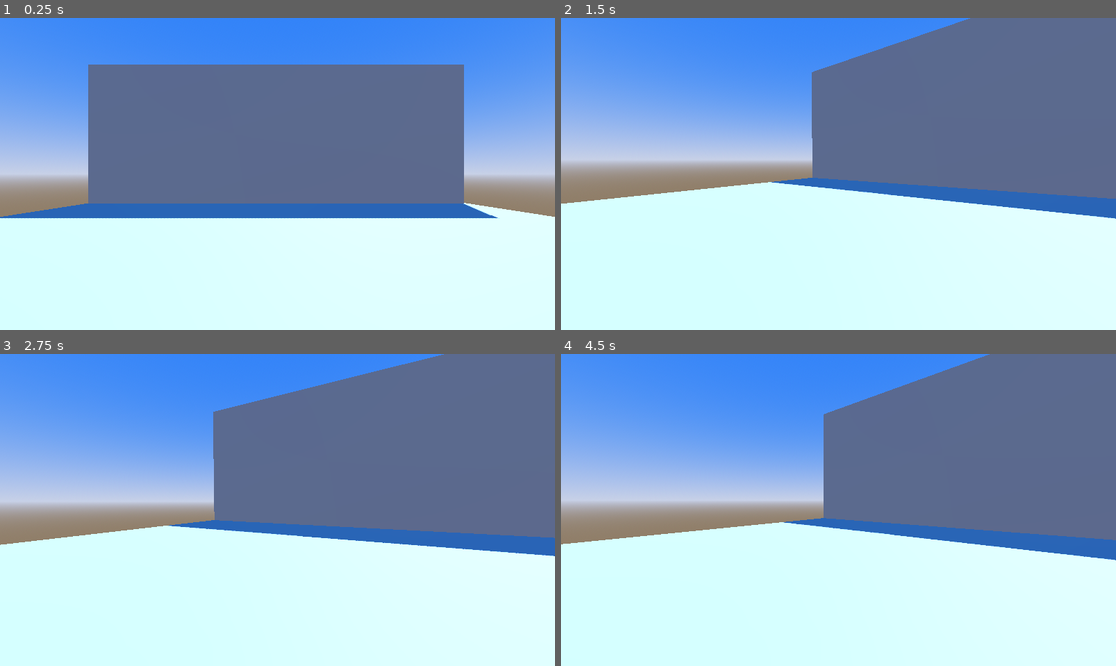
Above: before the commit, frames 1-4 (two rows, left to right).
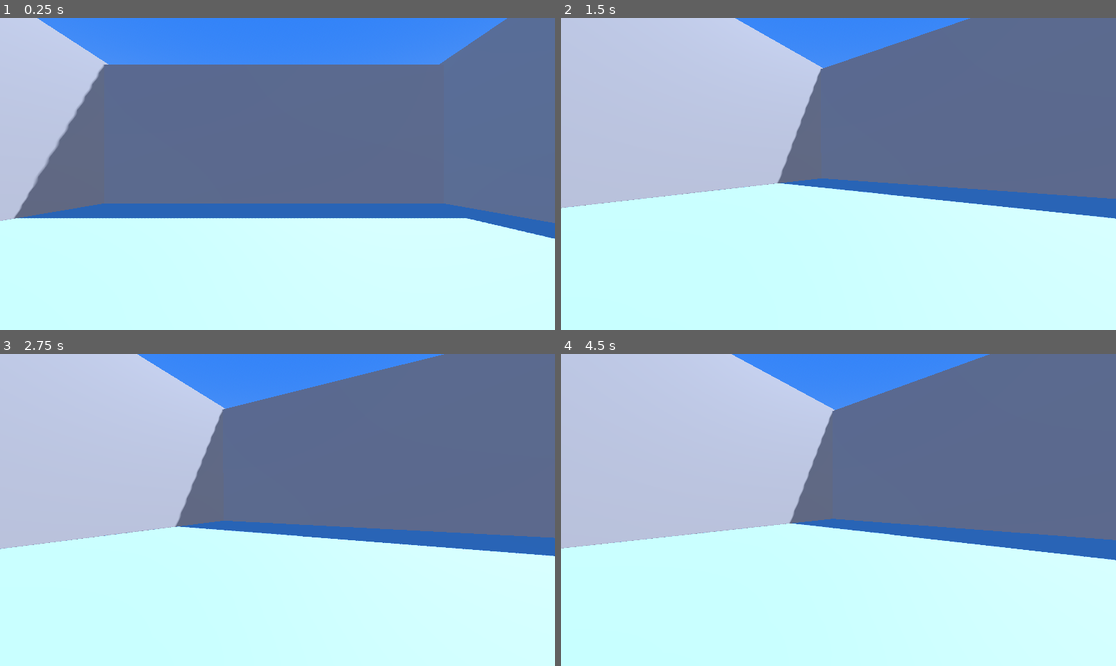
Above: after the commit, the same moments.

Repository: KiziDooh/GamJam
Game: Godot game, scene res://node_3d.tscn
Same seed, same stepped clock (60 frames per second), same inputs: the game is played once before the commit and once after it.
Inputs (mouse positions are in pixels of both pictures, inside the frame that each line leads up to):
- Up to frame 1 (0.25 s): no input
- Up to frame 2 (1.5 s): tap Enter (ui_accept) at 0.5, 0.77, 1.25 s; move the mouse to (960, 158) at 0.52 s; hold Right (ui_right) 0.53-1.28 s; click (960, 158) at 0.67 s; move the mouse to (810, 174) at 1.27 s; hold Up (ui_up) from 1.28 s (still down)
- Up to frame 3 (2.75 s): keep holding Up (ui_up); tap Enter (ui_accept) at 1.52, 2 s; move the mouse to (288, 503) at 2.02 s
- Up to frame 4 (4.5 s): keep holding Up (ui_up); tap Enter (ui_accept) at 2.75, 3.02, 3.5, 3.77, 4.25 s; move the mouse to (832, 516) at 2.77 s; click (832, 516) at 2.92 s; move the mouse to (877, 513) at 3.52 s; move the mouse to (794, 506) at 4.27 s

The runs differ from the first frame. In frame 1, 20% of the frame differs, in the area x 0-100%, y 0-71%; in frame 2, 21%; in frame 3, 19%; in frame 4, 23%, in the area x 0-50%, y 0-63%.

Commit message:
Update node_3d.tscn

Diff:
--- a/node_3d.tscn
+++ b/node_3d.tscn
@@ -23,6 +23,9 @@
 
 [node name="DirectionalLight3D" type="DirectionalLight3D" parent="."]
 transform = Transform3D(-0.866025, -0.433013, 0.25, 0, 0.5, 0.866025, -0.5, 0.75, -0.433013, 0, 8.45032, 0)
+light_energy = 0.838
+light_indirect_energy = 1.646
+light_volumetric_fog_energy = 1.162
 shadow_enabled = true
 
 [node name="ProtoController" parent="." instance=ExtResource("1_mrmbn")]
@@ -40,8 +43,20 @@
 
 [node name="CSGBox3D3" type="CSGBox3D" parent="."]
 transform = Transform3D(1, 0, 0, 0, 1, 0, 0, 0, 1, 0, 5.70165, -14.3545)
+use_collision = true
 size = Vector3(26.125, 11.0205, 1)
 
 [node name="CSGBox3D4" type="CSGBox3D" parent="."]
 transform = Transform3D(1, 0, 0, 0, 1, 0, 0, 0, 1, 0, 5.70165, 15.0703)
+use_collision = true
 size = Vector3(26.125, 11.0205, 1)
+
+[node name="CSGBox3D5" type="CSGBox3D" parent="."]
+transform = Transform3D(1, 0, 0, 0, 1, 0, 0, 0, 1, 12.1493, 6, 0)
+use_collision = true
+size = Vector3(1, 10.8486, 30.7002)
+
+[node name="CSGBox3D6" type="CSGBox3D" parent="."]
+transform = Transform3D(1, 0, 0, 0, 1, 0, 0, 0, 1, -12.4692, 6, 0)
+use_collision = true
+size = Vector3(1, 10.8486, 30.7002)
